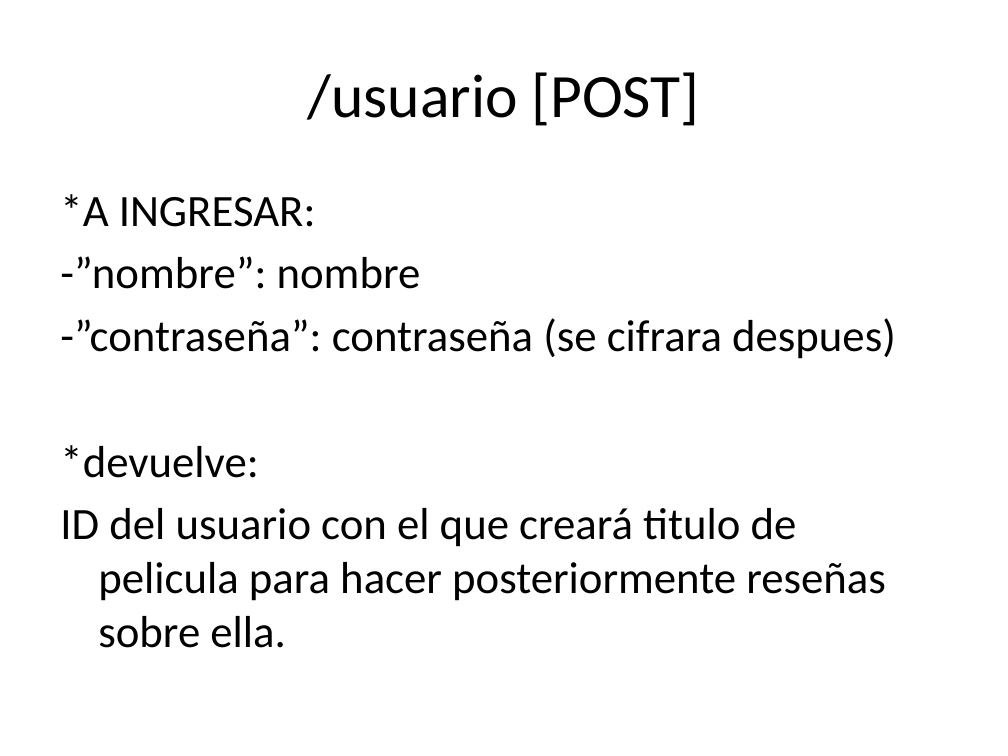
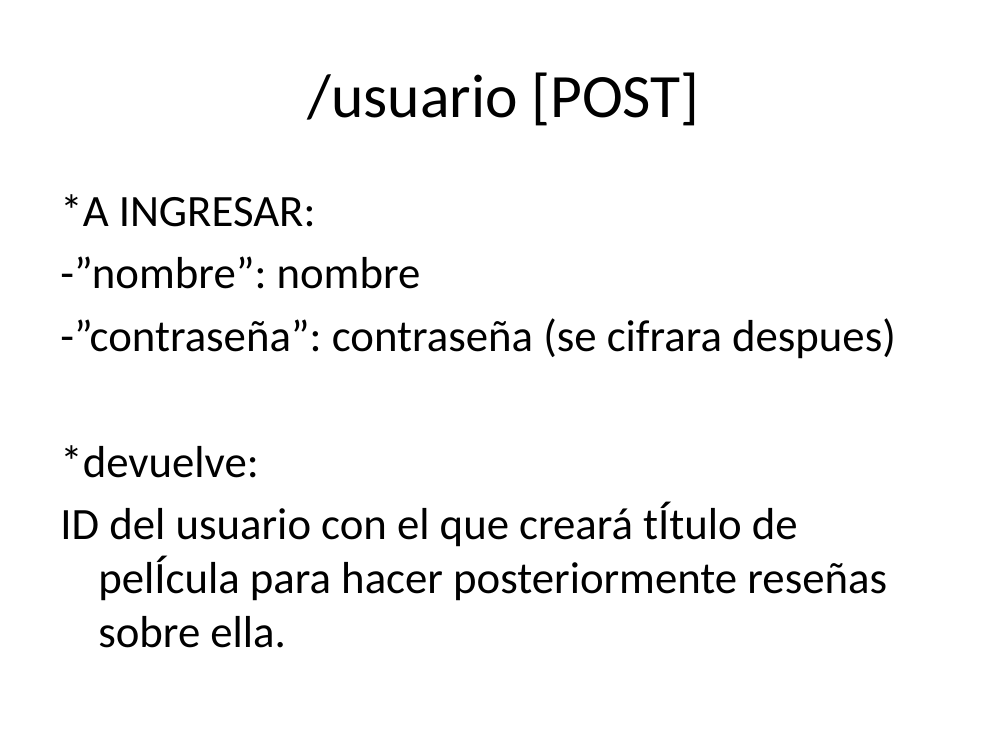
Before and after one commit to Adrian96119/ProyectoFinal-ForoCinefiloDelSentimiento, a slide deck: slide 10 of presentacion_power_point/proyecto_foro_cinefilo_sentimiento.pptx (slide 11 before the commit). Drawn at 1008x756 pixels with LibreOffice and Linux fonts; fonts in the diff are those of the drawing. Boxes give left, top, right and bottom in pixels: in the first picture for what was removed or moved away, otherwise in the second. Text is boxed around its words. In the diff, an @@ line names an element or a change of style, - is before the commit and + after.

```diff
--- a/presentacion_power_point/proyecto_foro_cinefilo_sentimiento.pptx
+++ b/presentacion_power_point/proyecto_foro_cinefilo_sentimiento.pptx
@@ text at bbox=[60, 502, 887, 648]: text changed @@
-ID del usuario con el que creará titulo de pelicula para hacer posteriormente reseñas sobre ella.
+ID del usuario con el que creará tÍtulo de pelÍcula para hacer posteriormente reseñas sobre ella.
```
Also in this commit, not shown: 12 other slides changed, 1 slide added, 2 slides removed, 16 other files.
